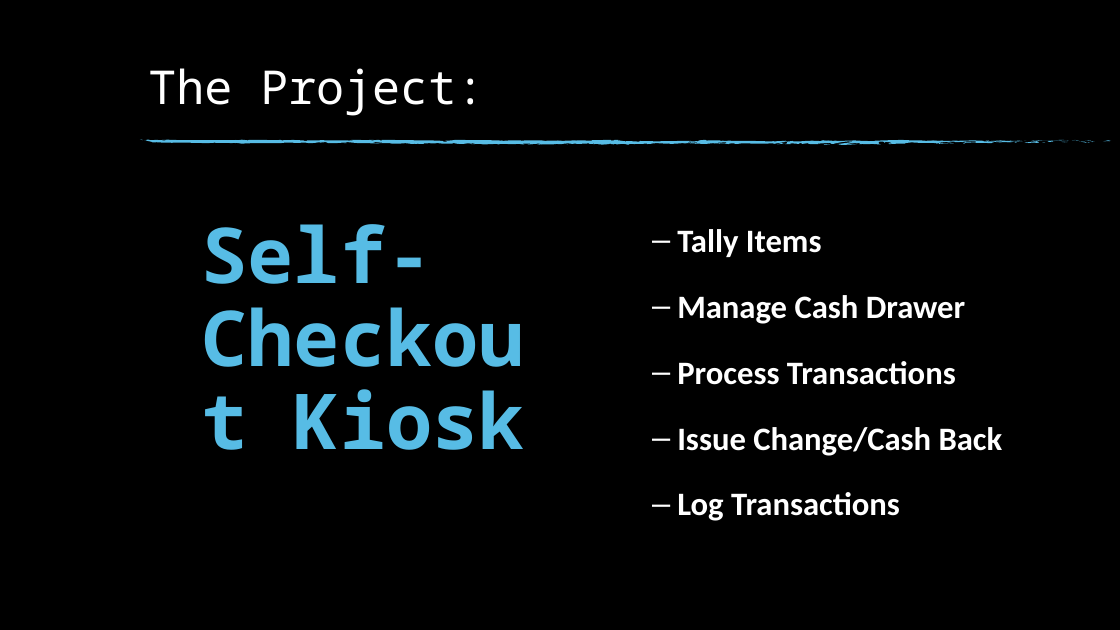
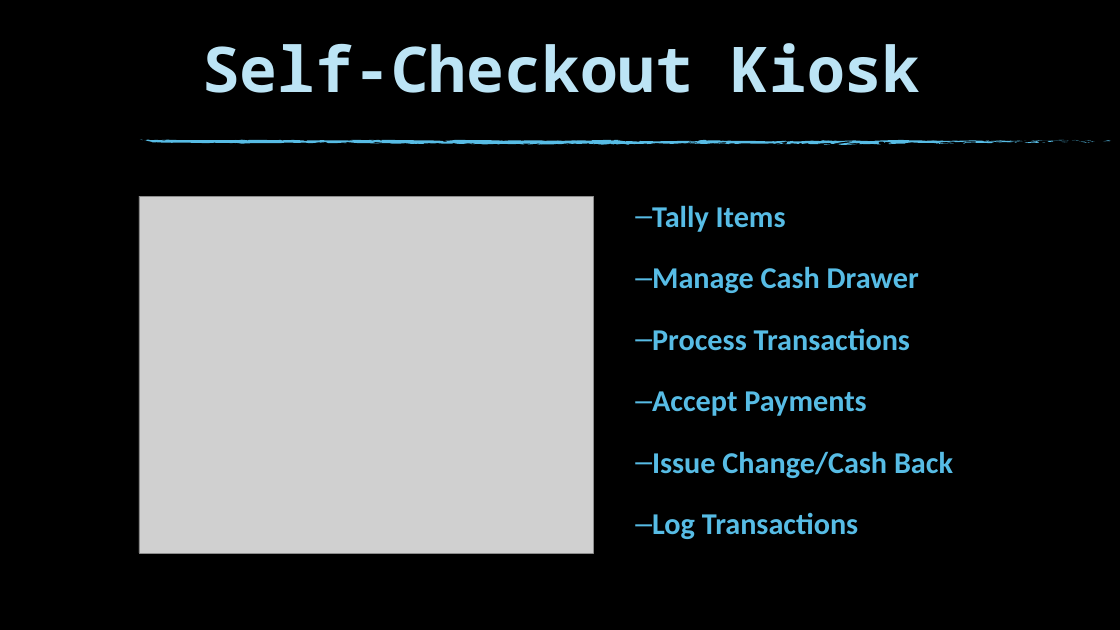
Before and after one commit to nathandangelo1/EvaluationPresentation-Kiosk, a slide deck: slide 3 of EvalPresentation_DAngelo.pptx. Drawn at 1120x630 pixels with LibreOffice and Linux fonts; fonts in the diff are those of the drawing; grey boxes stand for pictures; background and template pictures are left out. Boxes give left, top, right and bottom in pixels: in the first picture for what was removed or moved away, otherwise in the second. Text is boxed around its words. In the diff, an @@ line names an element or a change of style, - is before the commit and + after.

```diff
--- a/EvalPresentation_DAngelo.pptx
+++ b/EvalPresentation_DAngelo.pptx
@@ text "Self-Checkout Kiosk": place and size @@
-text "Self-Checkout Kiosk" at [202, 224, 525, 450]
+text "Self-Checkout Kiosk" at [202, 43, 920, 93]
@@ text "Self-Checkout Kiosk" at [202, 43, 920, 93]: size 66 to 54 pt, text colour #57BCE5 to #BCE4F5; alignment left to centre; list level 2 to 1 in "Self-Checkout Kiosk"; vertical alignment top to bottom @@
@@ title removed at [148, 68, 484, 116] @@
-The Project:
@@ text "Tally Items": place and size @@
-text "Tally Items" at [677, 229, 1003, 521]
+text "Tally Items" at [652, 205, 953, 539]
@@ picture added at [139, 196, 593, 553] @@
@@ text at [652, 205, 953, 539]: size 28 to 25.9 pt, text colour #FFFFFF to #57BCE5 in "Tally Items", "Manage Cash Drawer", "Process Transactions", "Issue Change/Cash Back" and 1 more places; indent changed @@
@@ text at [652, 391, 866, 416]: paragraph added @@
+  – Accept Payments
```
Also in this commit, not shown: 16 other slides changed, 11 slides added, 4 slides removed.
